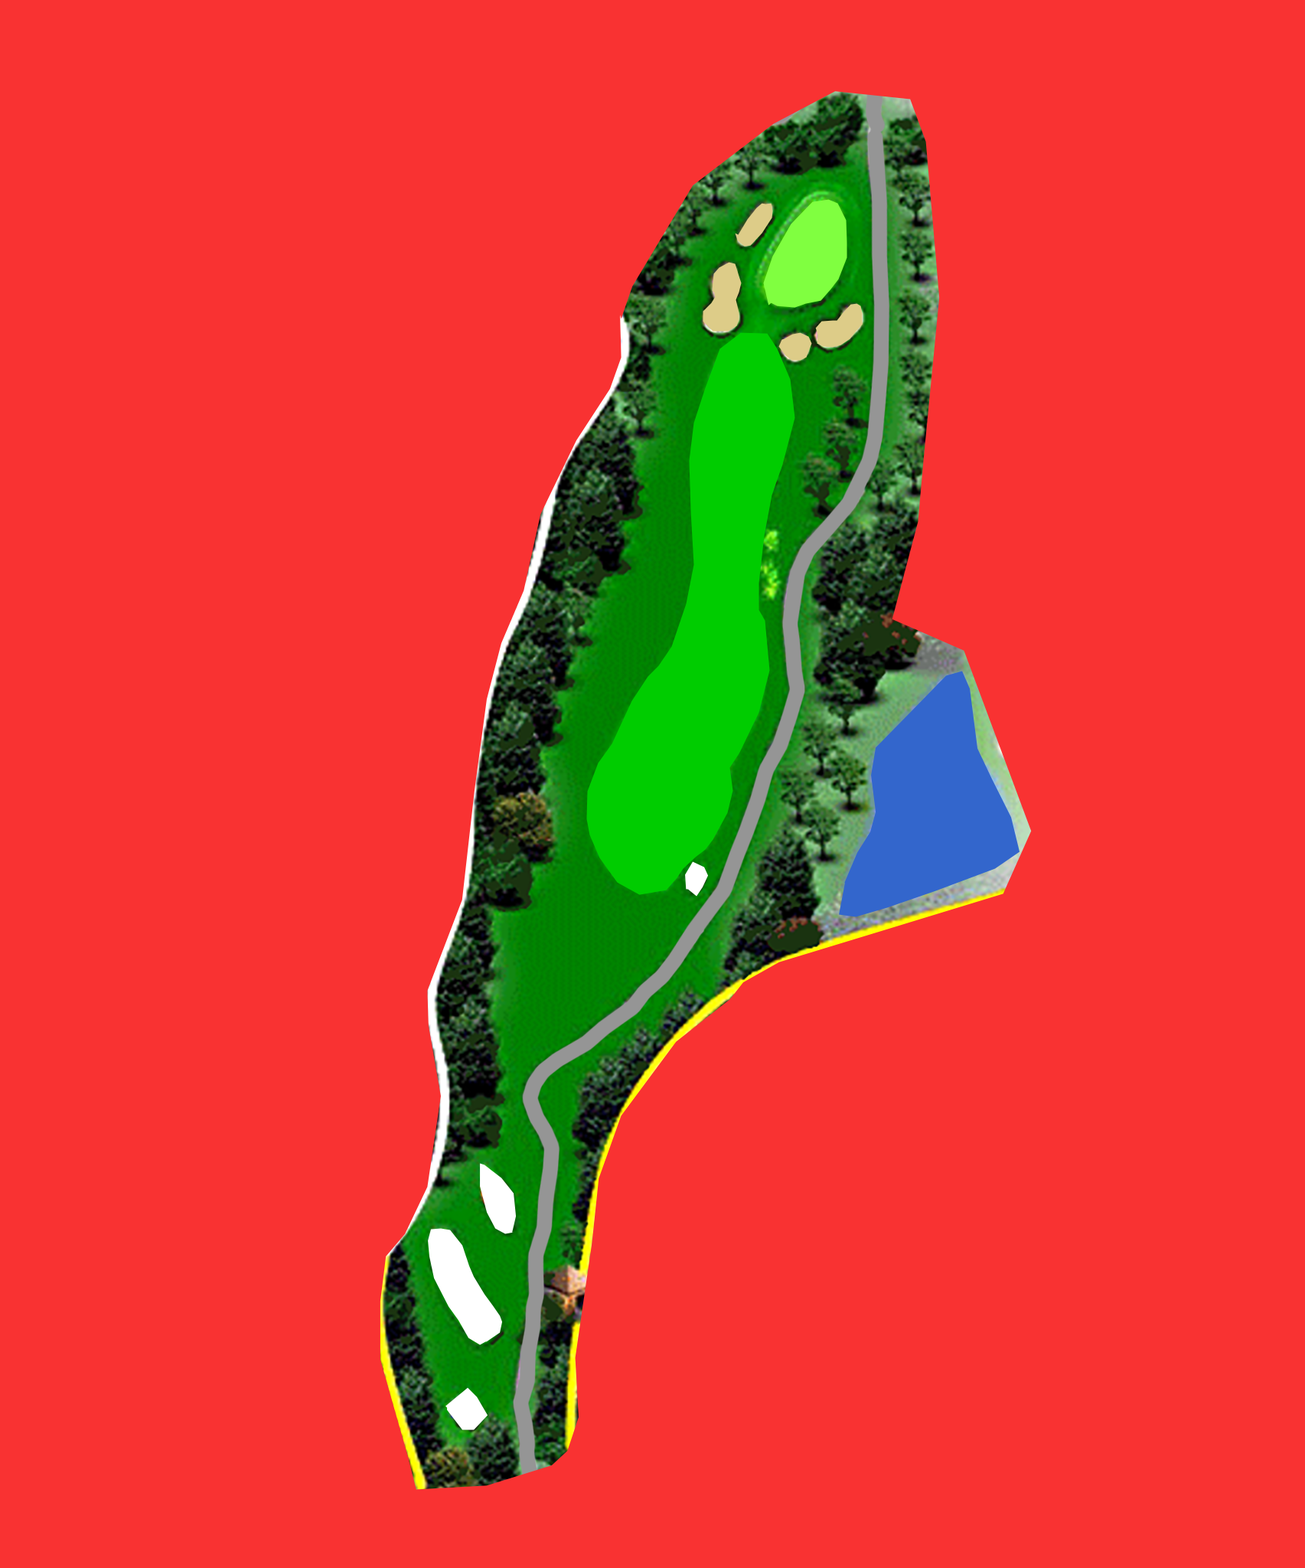
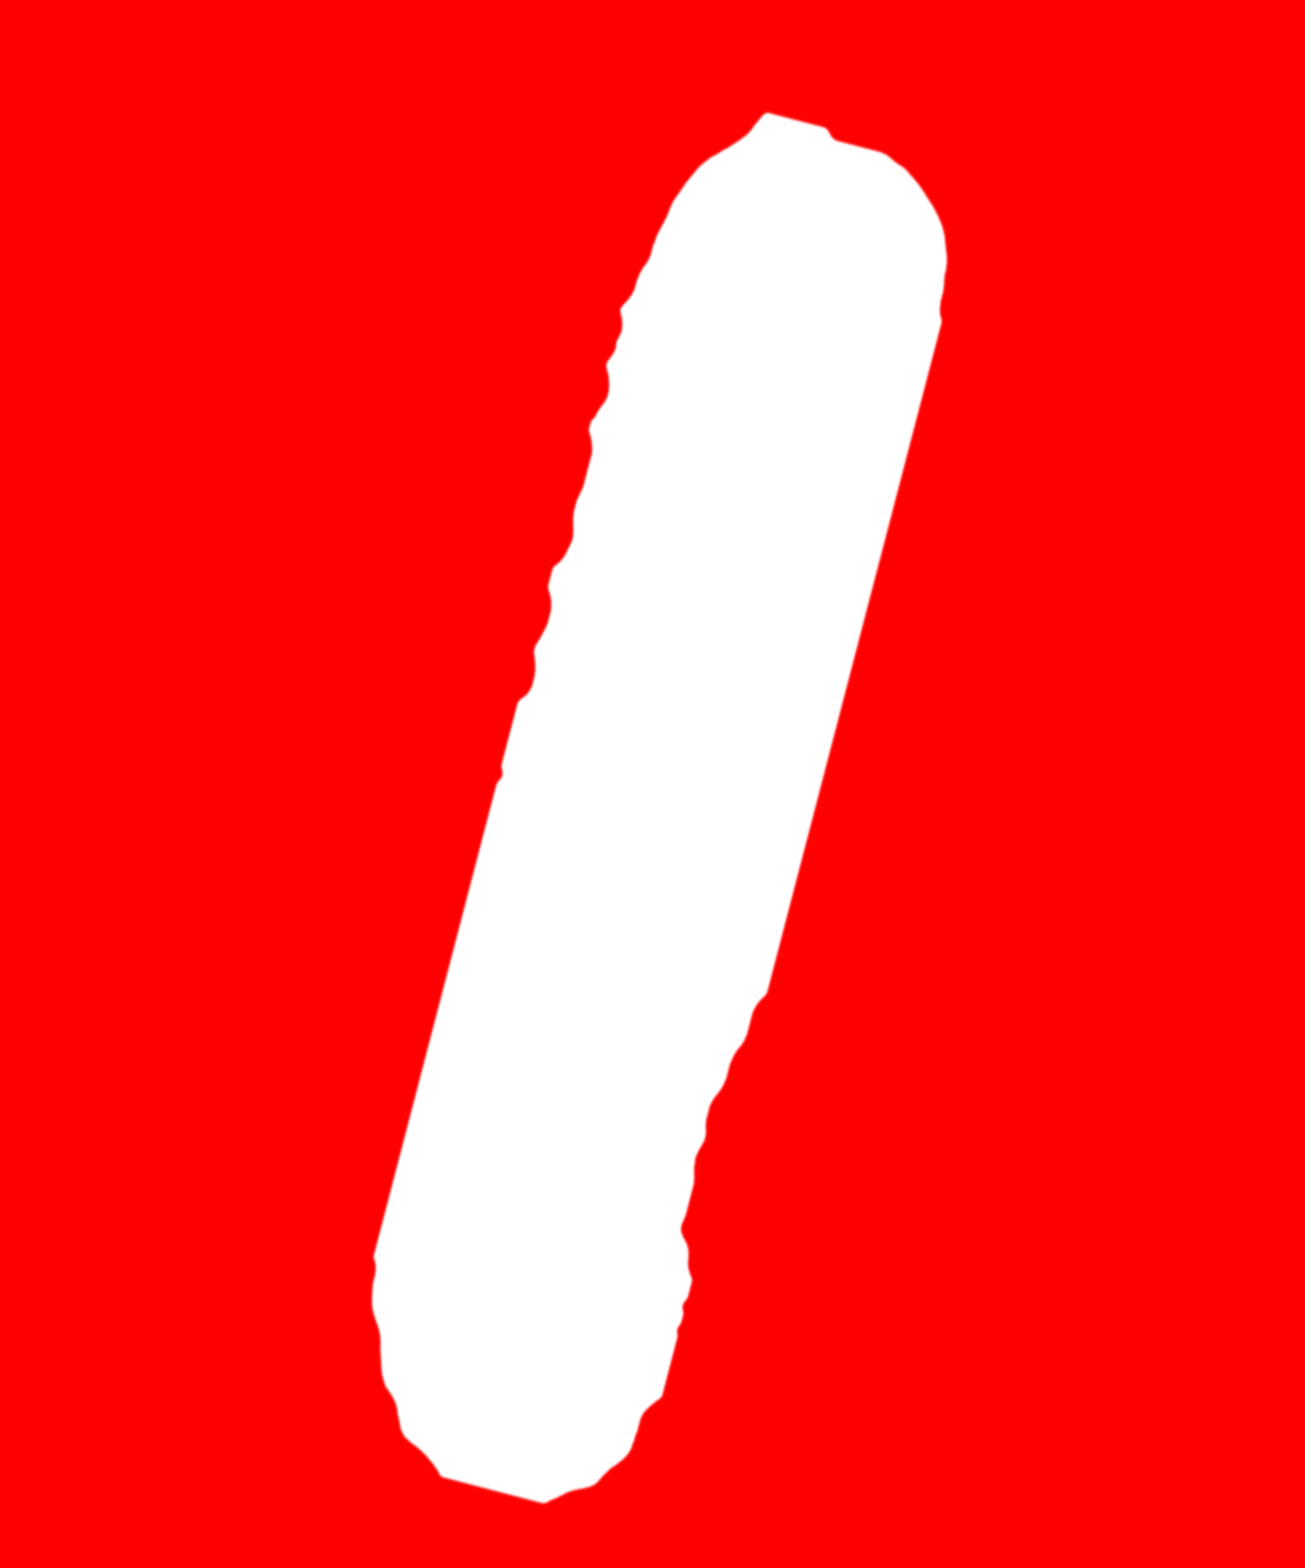
Before/after of a 1305 x 1568 layered artwork. What changed in the layer stack:
hid "OB" over [0, 0, 1305, 1568]
hid "Cart" over [0, 37, 892, 1568]
hid "Water" over [839, 670, 1021, 918]
hid "Green" over [763, 199, 848, 308]
hid "Tees" over [427, 861, 709, 1431]
hid "Bunkers" over [702, 202, 863, 361]
added layer "Lomond16-NewOB" above "Fairway" over [0, 0, 1305, 1568]
hid "Fairway" over [586, 332, 796, 896]
hid "Canvas" over [0, 0, 1305, 1568]
hid "Rough" over [0, 0, 1305, 1568]